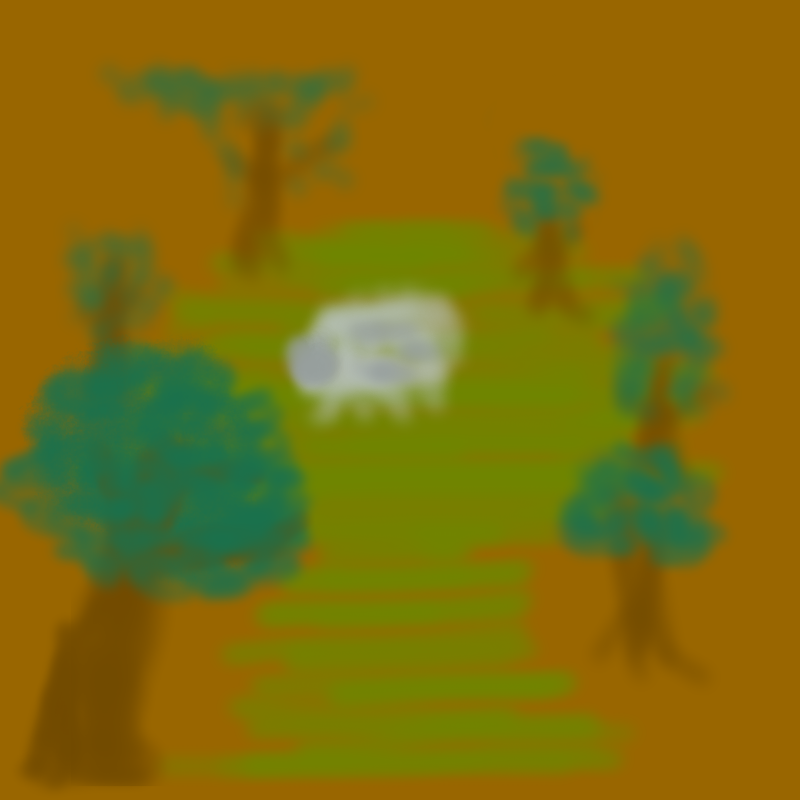
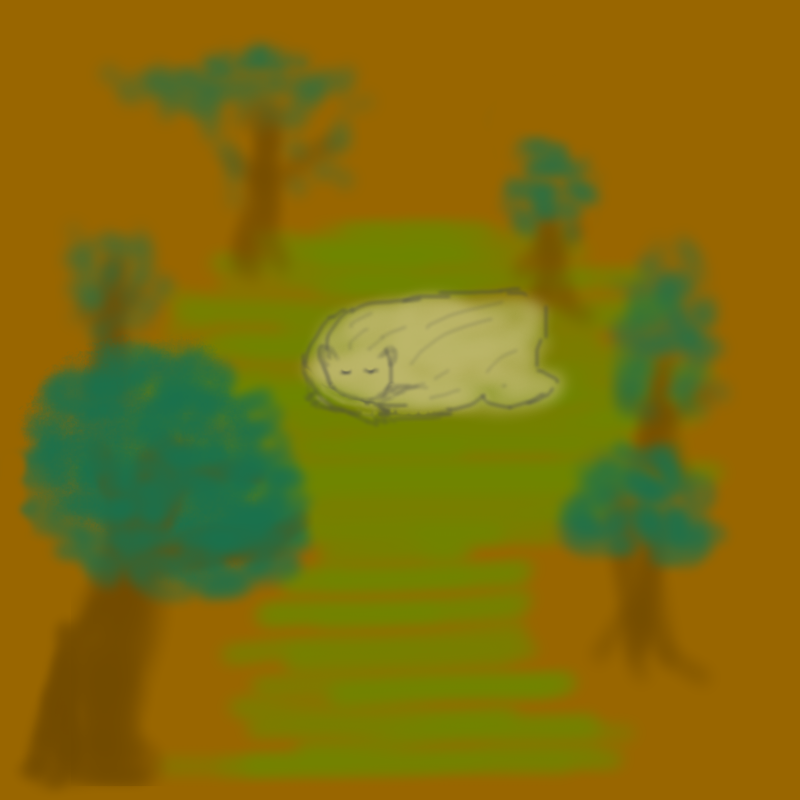
The second 800 x 800 image is a revision of the first. Changes to its layers:
added layer "monster outline" above "monster fill" over [297, 284, 562, 430]
added layer "monster fill" above "front-leaves" over [289, 281, 575, 427]
painted on "front-leaves" over [0, 449, 38, 537]
removed layer "monster" over [276, 276, 479, 435]
painted on "back-leaves" over [191, 33, 320, 89]
